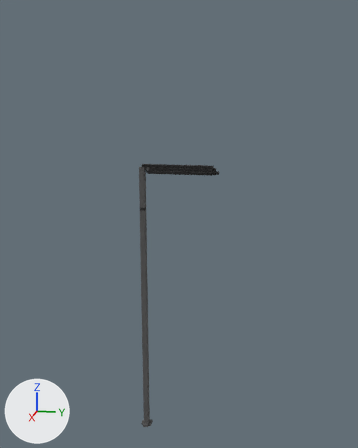
A saved change to the glTF model public/buildings/accBase/lampThree.glb.
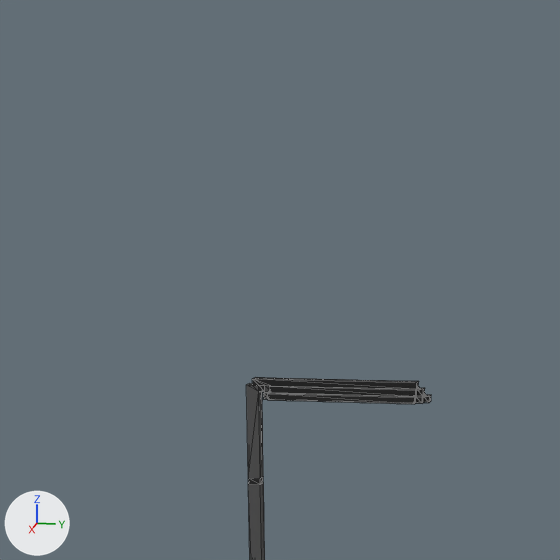
Old and new are each drawn whole from a camera (50 mm lens) standing at (21.78, 0.46, 13.4) and looking at (4.1, -3.07, 8.98) and again close up on the part from 9% to 77% of the width and 0% to 54% of the height. The axes (+X, +Y, +Z) are drawn at lower left. The lights are the same throughout. The close-ups show mesh edges as thin lines. Where no turn or scale is listed for an object, it has been applied to the vertices. Vertices at the same position are counted once.

The first close-up shows 'ObjObject'.
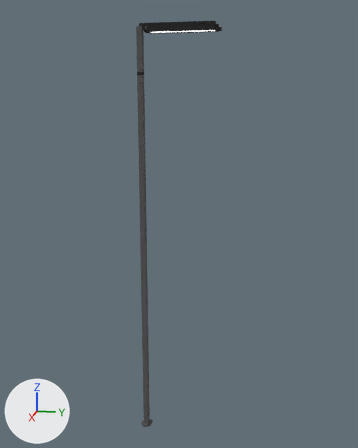
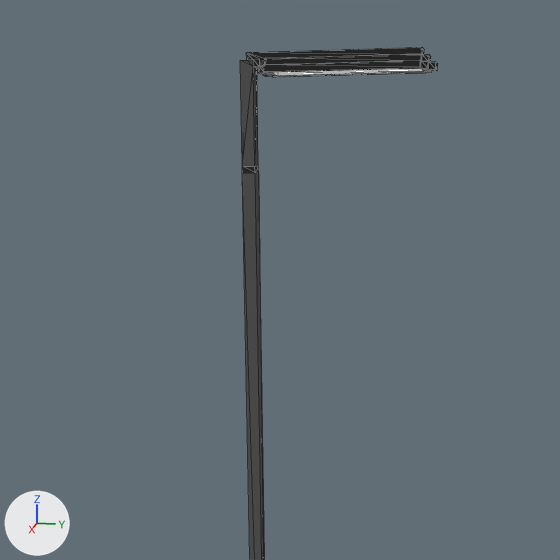
Changed parts and their boxes (x1, y1, x2, y2) in the close-ups (560 x 560 px):
'ObjObject', reshaped: before (246, 377, 431, 560); after (240, 47, 438, 560)

The change, as a diff of the scene's bpy script:
```diff
--- a/public/buildings/accBase/lampThree.glb.py
+++ b/public/buildings/accBase/lampThree.glb.py
@@ me_objobject @@
 me_objobject.from_pydata(...)  # 100 vertices, 204 faces; spans x 4.0..4.6, y -4.6..-1.6, z 0.4..11.2
 # used by ob_objobject; location = (0.0, 0.0, 0.0)
+# me_objobject part 1: all 79 vertices in x 4.0..4.6, y -4.5..-1.6, z 9.5..11.2 are moved by (0.0, 0.0, 4.8)
 me_objobject.materials.append(mat_palette)
```
